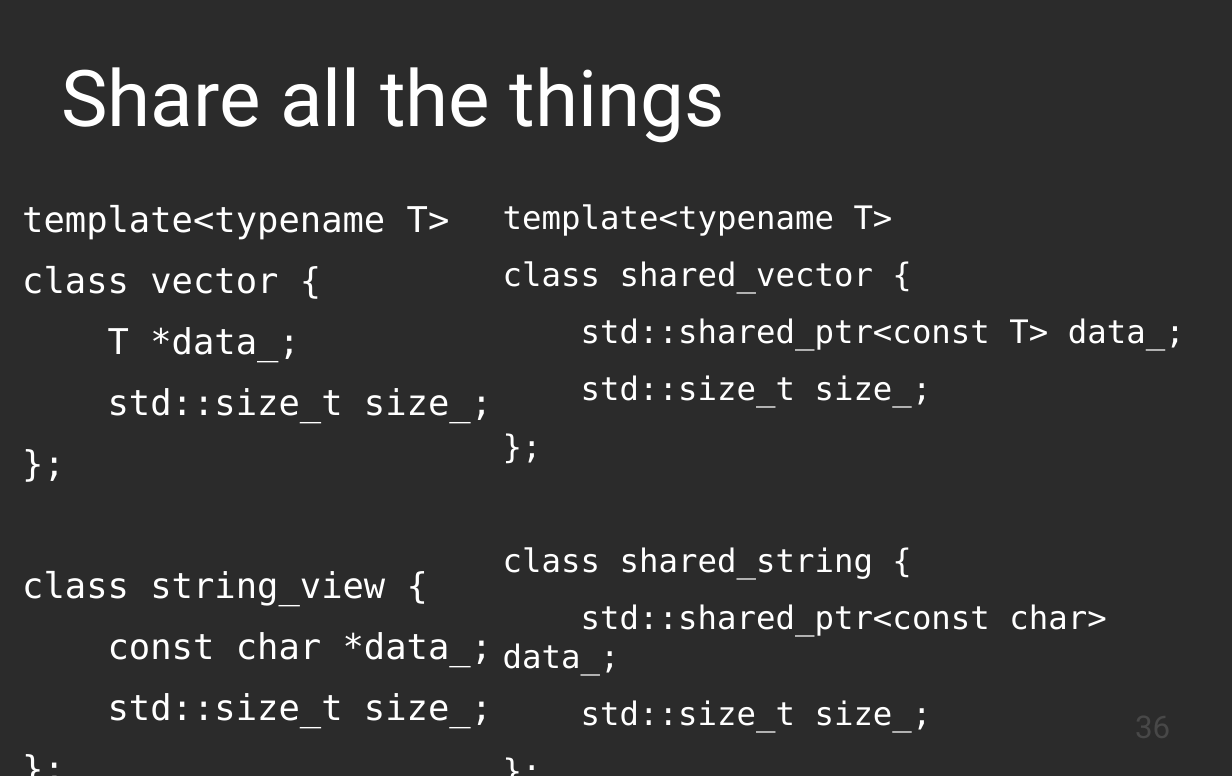
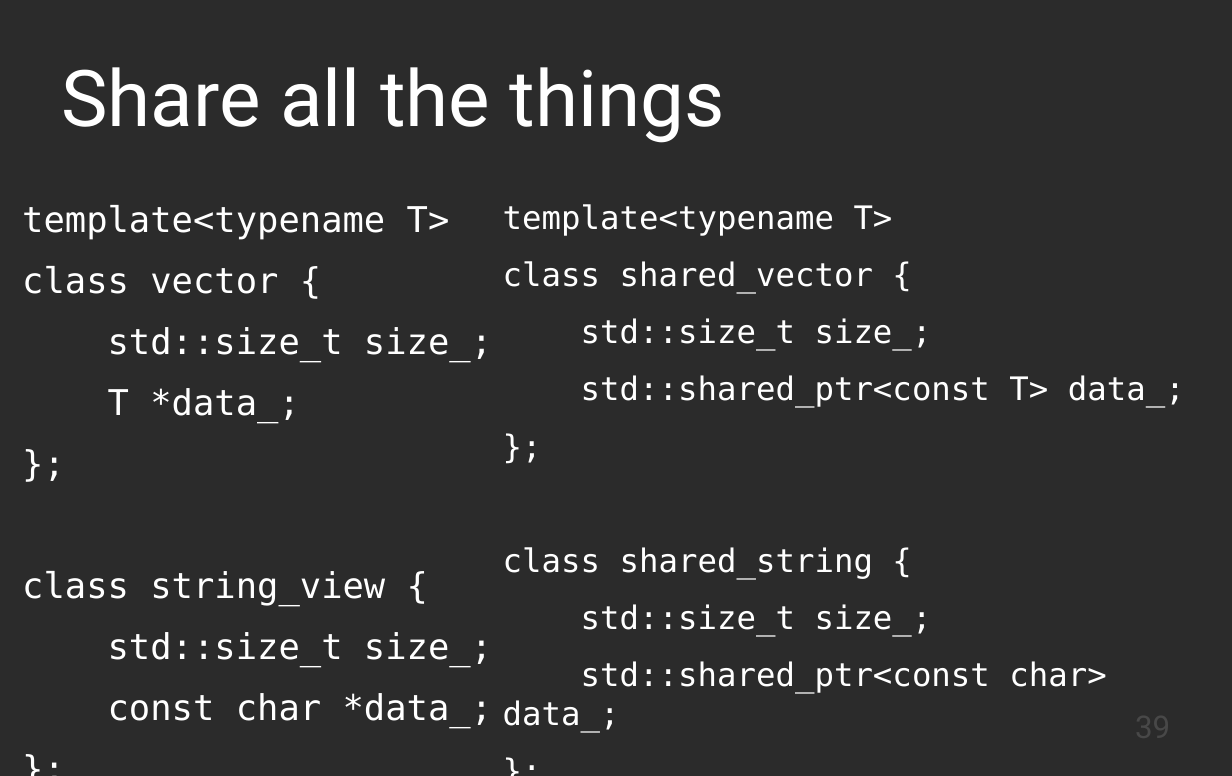
Before and after one commit to KayEss/cpp-designing4performance, a slide deck: slide 39 of slides/Designing APIs For Performance.odp (slide 36 before the commit). Drawn at 1232x776 pixels with LibreOffice and Linux fonts; fonts in the diff are those of the drawing; background and template pictures are left out; a plain dark background stands for a picture behind light text. Boxes give left, top, right and bottom in pixels: in the first picture for what was removed or moved away, otherwise in the second. Text is boxed around its words. In the diff, an @@ line names an element or a change of style, - is before the commit and + after.

```diff
--- a/slides/Designing APIs For Performance.odp
+++ b/slides/Designing APIs For Performance.odp
@@ text at [108,327,492,362]: paragraph added @@
+std::size_t size_;
@@ text at [581,318,932,351]: paragraph added @@
+std::size_t size_;
@@ text at [108,388,492,420]: paragraph removed @@
-std::size_t size_;
@@ text at [581,375,932,408]: paragraph removed @@
-std::size_t size_;
@@ text at [581,604,932,637]: paragraph added @@
+std::size_t size_;
@@ text at [108,632,492,664]: paragraph added @@
+std::size_t size_;
@@ text at [108,693,492,725]: paragraph removed @@
-std::size_t size_;
@@ text at [581,700,932,733]: paragraph removed @@
-std::size_t size_;
@@ page number at [884,707,1171,761]: text changed @@
-36
+39
```
Also in this commit, not shown: 4 other slides changed, 3 slides added, 2 slides removed, 1 other file.
